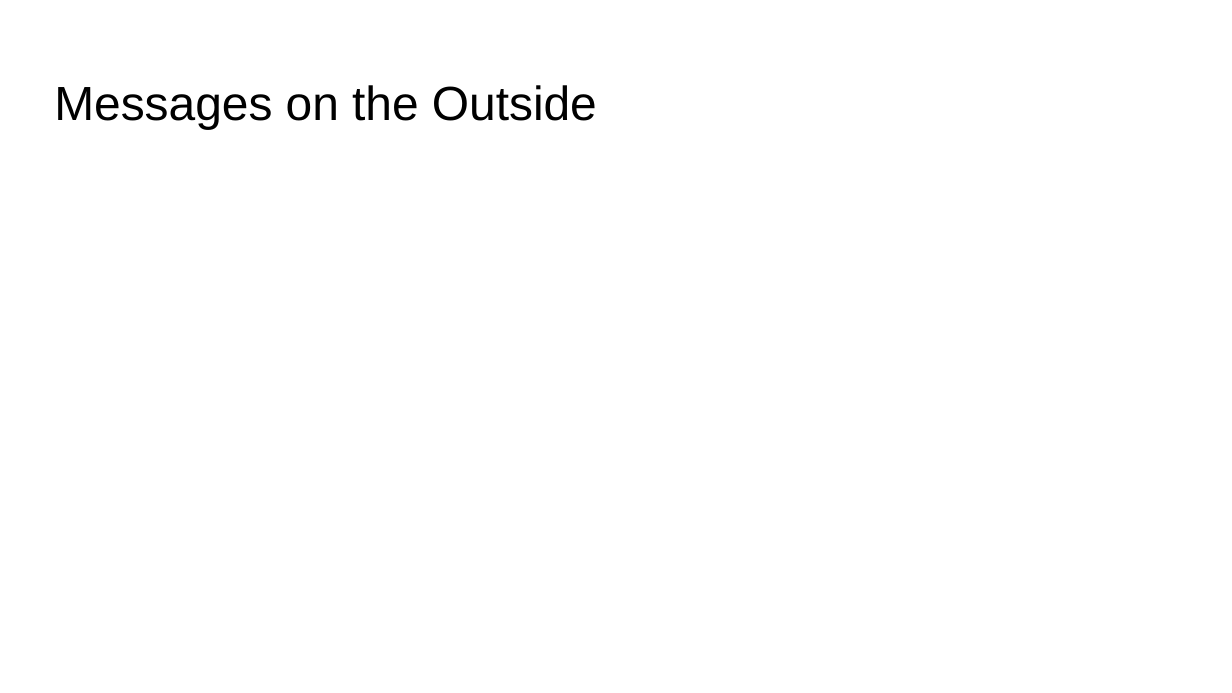
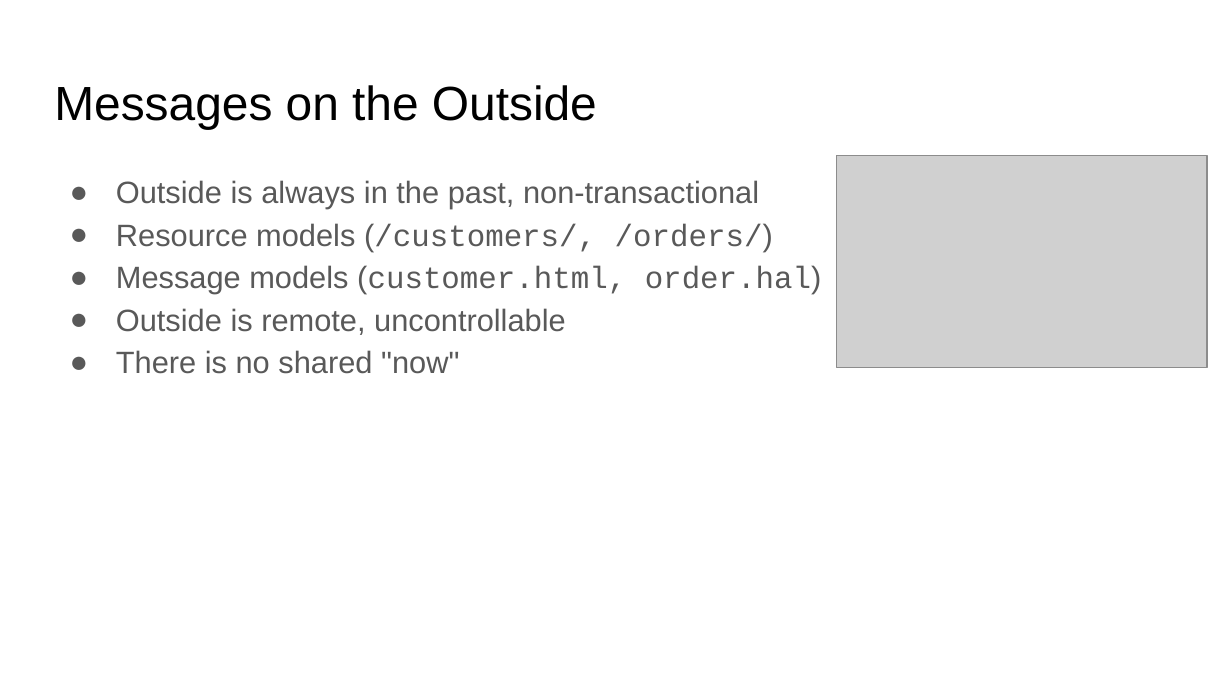
Before and after one commit to mamund/2018-02-sacon-workshop, a slide deck: slide 27 of slides/RESTful Microservices from the Ground Up.pptx (slide 25 before the commit). Drawn at 1232x693 pixels with LibreOffice and Linux fonts; fonts in the diff are those of the drawing; grey boxes stand for pictures; background and template pictures are left out. Boxes give left, top, right and bottom in pixels: in the first picture for what was removed or moved away, otherwise in the second. Text is boxed around its words. In the diff, an @@ line names an element or a change of style, - is before the commit and + after.

```diff
--- a/slides/RESTful Microservices from the Ground Up.pptx
+++ b/slides/RESTful Microservices from the Ground Up.pptx
@@ picture added at bbox=[837, 155, 1207, 367] @@
@@ text added at bbox=[116, 180, 822, 374], 18 pt, text #595959 @@
+● Outside is always in the past, non-transactional
+● Resource models (/customers/, /orders/)
+● Message models (customer.html, order.hal)
+● Outside is remote, uncontrollable
+● There is no shared "now"
```
Also in this commit, not shown: 1 other slide changed, 4 slides added, 1 slide removed, 1 other file.
